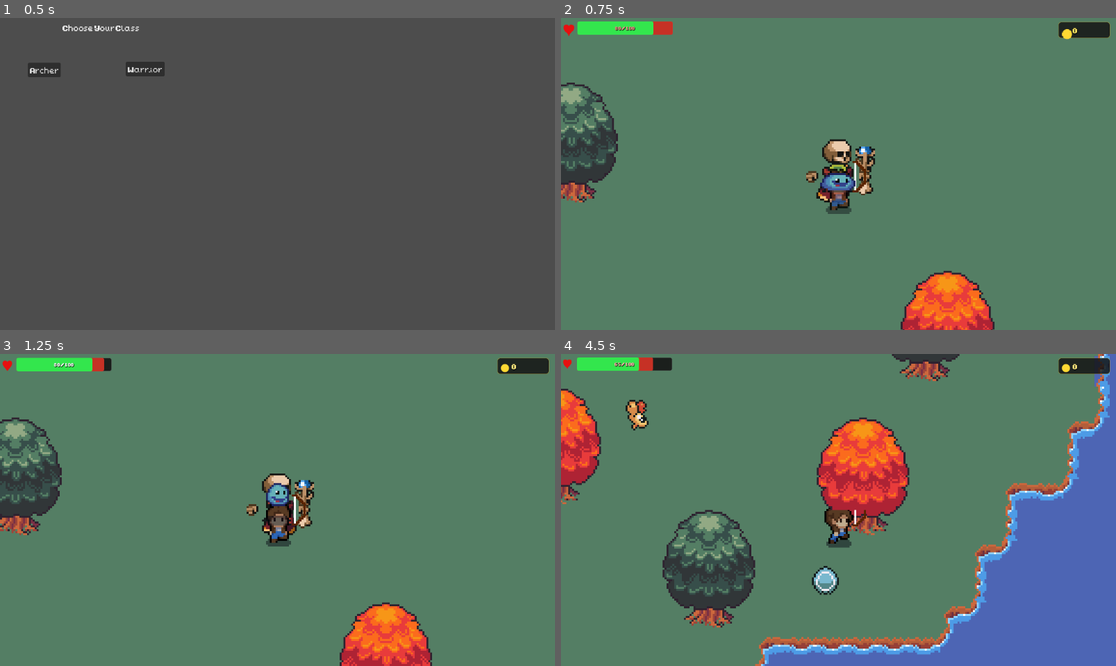
Above: before the commit, frames 1-4 (two rows, left to right).
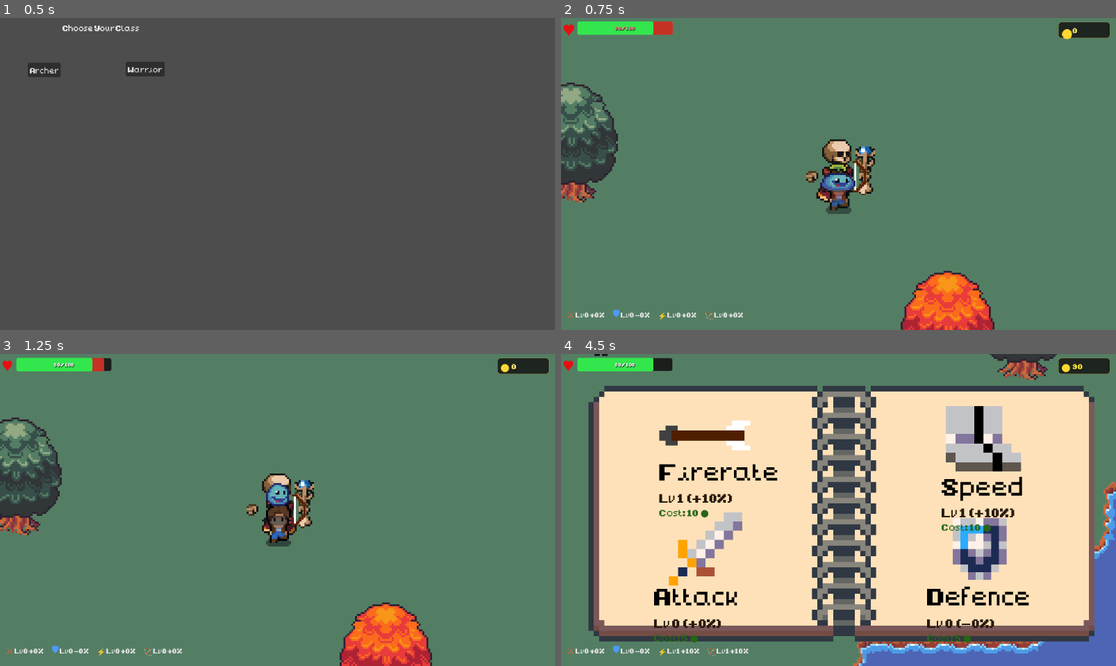
Above: after the commit, the same moments.

Repository: Alex1337F/INDAProject
Game: Godot game, scene res://scenes/class_select.tscn
Same seed, same stepped clock (60 frames per second), same inputs: the game is played once before the commit and once after it.
Inputs (mouse positions are in pixels of both pictures, inside the frame that each line leads up to):
- Up to frame 1 (0.5 s): no input
- Up to frame 2 (0.75 s): click "Archer" at 0.5 s
- Up to frame 3 (1.25 s): no input
- Up to frame 4 (4.5 s): tap Enter at 1.25 s; move the mouse to (960, 494) at 1.27 s; hold D (walk-right) 1.28-2.03 s; hold Left (aim-left) 1.28-2.03 s; tap Right (aim-right) at 1.55, 2.1 s; move the mouse to (727, 525) at 2.02 s; hold S (walk-backwards) 2.03-2.78 s; tap P at 2.3, 2.85 s; move the mouse to (894, 441) at 2.77 s; hold D (walk-right) 2.78-3.5 s; tap G at 3.05 s; click (705, 432) at 3.52 s; click (982, 438) at 4.27 s

Frame 1 is identical in both runs. In frame 2, 0.3% of the frame differs, in the area x 1-33%, y 93-97%; in frame 3, 0.3%; in frame 4, 82%, in the area x 0-100%, y 0-100%.

Commit message:
Added working upgrades menu

Diff:
--- a/scenes/Upgrades.tscn
+++ b/scenes/Upgrades.tscn
@@ -1,7 +1,9 @@
 [gd_scene format=3 uid="uid://cj5m5cmg6vwjg"]
 
+[ext_resource type="Script" uid="uid://cu17pkfbjoypa" path="res://scripts/upgrades.gd" id="1_o3c8l"]
 [ext_resource type="Texture2D" uid="uid://cljmwi2vjptnj" path="res://assets/sprites/GUI/UI books & more.png" id="1_sqcr3"]
 [ext_resource type="Texture2D" uid="uid://di1tbtb7i36g0" path="res://assets/sprites/selfmade-sprites/ARROW.png" id="2_hunyf"]
+[ext_resource type="Texture2D" uid="uid://bjefdlff7qeaj" path="res://assets/sprites/Ui/Ironchests_RPG_items_pico8_transparentbg_v1.png" id="3_hunyf"]
 
 [node name="Upgrades" type="Control" unique_id=135920479]
 layout_mode = 3
@@ -10,9 +12,10 @@
 anchor_bottom = 1.0
 grow_horizontal = 2
 grow_vertical = 2
+script = ExtResource("1_o3c8l")
 metadata/_edit_lock_ = true
 
-[node name="Sprite2D" type="Sprite2D" parent="." unique_id=1105406028]
+[node name="BookBackground" type="Sprite2D" parent="." unique_id=1105406028]
 position = Vector2(582, 332)
 scale = Vector2(11.0625, 11.0625)
 texture = ExtResource("1_sqcr3")
@@ -20,12 +23,12 @@
 region_rect = Rect2(16, 176, 95, 48)
 metadata/_edit_lock_ = true
 
-[node name="Sprite2D2" type="Sprite2D" parent="." unique_id=43292032]
+[node name="FirerateIcon" type="Sprite2D" parent="." unique_id=43292032]
 position = Vector2(305, 158.99998)
 scale = Vector2(12.609374, 10.359373)
 texture = ExtResource("2_hunyf")
 
-[node name="Label" type="Label" parent="." unique_id=1575927015]
+[node name="FirerateLabel" type="Label" parent="." unique_id=1575927015]
 layout_mode = 0
 offset_left = 204.0
 offset_top = 207.0
@@ -34,3 +37,56 @@
 theme_override_colors/font_color = Color(0, 0, 0, 1)
 theme_override_font_sizes/font_size = 50
 text = "Firerate"
+
+[node name="Sprite2D3" type="Sprite2D" parent="." unique_id=1985836709]
+
+[node name="IronchestsRpgItemsPico8TransparentbgV1" type="Sprite2D" parent="." unique_id=1750308070]
+position = Vector2(877, 176)
+scale = Vector2(20.035725, 20.035725)
+texture = ExtResource("3_hunyf")
+region_enabled = true
+region_rect = Rect2(328, 121, 8, 7)
+
+[node name="SpeedLabel" type="Label" parent="." unique_id=887218827]
+layout_mode = 0
+offset_left = 790.0
+offset_top = 238.0
+offset_right = 1040.0
+offset_bottom = 354.0
+theme_override_colors/font_color = Color(0, 0, 0, 1)
+theme_override_font_sizes/font_size = 50
+text = "Speed"
+
+[node name="AttackIcon" type="Sprite2D" parent="." unique_id=2022359036]
+position = Vector2(300.00003, 405.00003)
+scale = Vector2(19.000002, 19.000002)
+texture = ExtResource("3_hunyf")
+region_enabled = true
+region_rect = Rect2(8, 288, 8, 8)
+
+[node name="AttackLabel" type="Label" parent="." unique_id=1578522837]
+layout_mode = 0
+offset_left = 193.0
+offset_top = 466.0
+offset_right = 560.0
+offset_bottom = 582.0
+theme_override_colors/font_color = Color(0, 0, 0, 1)
+theme_override_font_sizes/font_size = 50
+text = "Attack"
+
+[node name="DefenceIcon" type="Sprite2D" parent="." unique_id=502586623]
+position = Vector2(868.99994, 405)
+scale = Vector2(16.071428, 16.07143)
+texture = ExtResource("3_hunyf")
+region_enabled = true
+region_rect = Rect2(184, 320, 7, 8)
+
+[node name="DefenceLabel" type="Label" parent="." unique_id=1935607745]
+layout_mode = 0
+offset_left = 760.0
+offset_top = 466.0
+offset_right = 1127.0
+offset_bottom = 582.0
+theme_override_colors/font_color = Color(0, 0, 0, 1)
+theme_override_font_sizes/font_size = 50
+text = "Defence"
--- a/scenes/game.tscn
+++ b/scenes/game.tscn
@@ -3,6 +3,7 @@
 [ext_resource type="Script" uid="uid://b5estdy26diku" path="res://scripts/game.gd" id="1_u5sy4"]
 [ext_resource type="PackedScene" uid="uid://c0gvygpxb1nbo" path="res://scenes/eyeEnemy.tscn" id="2_0tnpc"]
 [ext_resource type="Texture2D" uid="uid://8kw3ni6v5lr1" path="res://assets/sprites/RavenFantasy/All Tileset/16x16.png" id="2_yqjtg"]
+[ext_resource type="PackedScene" uid="uid://cj5m5cmg6vwjg" path="res://scenes/Upgrades.tscn" id="4_vtaks"]
 [ext_resource type="PackedScene" uid="uid://s3aesa7adavn" path="res://scenes/hud.tscn" id="5_iywne"]
 [ext_resource type="Script" uid="uid://b3rfpo0bmet6l" path="res://scripts/player_camera.gd" id="6_p57ef"]
 [ext_resource type="PackedScene" uid="uid://dy4hw3as5u5te" path="res://scenes/enemy.tscn" id="6_u5sy4"]
@@ -486,6 +487,8 @@
 
 [node name="HUD" parent="." unique_id=542469217 instance=ExtResource("5_iywne")]
 
+[node name="Upgrades" parent="HUD" unique_id=135920479 instance=ExtResource("4_vtaks")]
+
 [node name="Node2D" type="Node2D" parent="." unique_id=1293062890]
 
 [node name="Camera2D" type="Camera2D" parent="." unique_id=1231266000]
--- a/scripts/archer.gd
+++ b/scripts/archer.gd
@@ -1,27 +1,30 @@
 extends PlayerBase
 
 const ARROW = preload("res://scenes/arrow.tscn")
-const FIRE_INTERVAL = 0.5
+const BASE_FIRE_INTERVAL: float = 0.5
 
 @onready var bow: Node2D = $weapon
 @onready var animated_sprite_2d: AnimatedSprite2D = $AnimatedSprite2D
 
-
-var fire_timer = FIRE_INTERVAL
+var fire_timer: float = BASE_FIRE_INTERVAL
 
 func _ready() -> void:
 	register_sprite(animated_sprite_2d)
 	super._ready()
 
+func get_fire_interval() -> float:
+	# Higher firerate multiplier = faster firing = shorter interval
+	return BASE_FIRE_INTERVAL / GameState.get_multiplier("firerate")
+
 func _process(delta: float) -> void:
 	if Input.is_action_pressed("aim-left") or Input.is_action_pressed("aim-right") or \
 	   Input.is_action_pressed("aim-up")   or Input.is_action_pressed("aim-down"):
 		fire_timer += delta
-		if fire_timer >= FIRE_INTERVAL:
+		if fire_timer >= get_fire_interval():
 			fire_timer = 0.0
 			fire_arrow()
 	else:
-		fire_timer = FIRE_INTERVAL
+		fire_timer = get_fire_interval()
 
 func fire_arrow() -> void:
 	var arrow = ARROW.instantiate()
--- a/scripts/area_2d.gd
+++ b/scripts/area_2d.gd
@@ -1,11 +1,14 @@
 extends Area2D
 
 const SPEED = 600.0
-const DAMAGE = 20
+const BASE_DAMAGE = 20
 var direction = Vector2.RIGHT
 
 func _ready() -> void:
 	body_entered.connect(_on_body_entered)
+
+func get_damage() -> int:
+	return int(ceil(float(BASE_DAMAGE) * GameState.get_multiplier("attack")))
 
 func set_direction(dir: Vector2) -> void:
 	direction = dir
@@ -19,7 +22,7 @@
 func _on_body_entered(body: Node) -> void:
 	if body.is_in_group("enemy"):
 		if body.has_method("take_damage"):
-			body.take_damage(DAMAGE, global_position)
+			body.take_damage(get_damage(), global_position)
 		queue_free()
 	elif body.is_in_group("player"):
 		pass # Ignore player so you don't shoot yourself
--- a/scripts/game_state.gd
+++ b/scripts/game_state.gd
@@ -6,6 +6,45 @@
 # --- Currency ---
 signal coins_changed(total: int)
 var coins: int = 0
+
+# --- Upgrades (0–10 each) ---
+signal upgrades_changed()
+
+var upgrade_levels: Dictionary = {
+	"firerate": 0,
+	"speed": 0,
+	"attack": 0,
+	"defence": 0,
+}
+
+const MAX_UPGRADE_LEVEL: int = 10
+
+## Cost to upgrade from current level → next level.
+func get_upgrade_cost(stat: String) -> int:
+	var level = upgrade_levels.get(stat, 0)
+	return 5 + level * 5  # 5, 10, 15, 20 …
+
+## Returns the multiplier for a stat. Each level = +10%.
+## Attack/Speed/Firerate: 1.0  →  2.0 at level 10
+## Defence: damage taken multiplier 1.0  →  0.0 at level 10 (invincible)
+func get_multiplier(stat: String) -> float:
+	var level = upgrade_levels.get(stat, 0)
+	match stat:
+		"defence":
+			return 1.0 - level * 0.10  # 1.0, 0.9, 0.8 …
+		_:
+			return 1.0 + level * 0.10  # 1.0, 1.1, 1.2 …
+
+func try_upgrade(stat: String) -> bool:
+	var level = upgrade_levels.get(stat, 0)
+	if level >= MAX_UPGRADE_LEVEL:
+		return false
+	var cost = get_upgrade_cost(stat)
+	if spend_coins(cost):
+		upgrade_levels[stat] = level + 1
+		upgrades_changed.emit()
+		return true
+	return false
 
 func add_coins(amount: int) -> void:
 	coins += amount
--- a/scripts/hud.gd
+++ b/scripts/hud.gd
@@ -16,12 +16,20 @@
 var heart_pulse_tween: Tween
 var is_low_health: bool = false
 
+# --- Upgrade stat display ---
+var stat_container: HBoxContainer
+
 func _ready() -> void:
 	original_bar_pos = bar_container.position
 
 	# --- Coin counter ---
 	GameState.coins_changed.connect(_on_coins_changed)
 	_on_coins_changed(GameState.coins)
+
+	# --- Build upgrade stats strip ---
+	_build_stat_strip()
+	GameState.upgrades_changed.connect(_refresh_stats)
+	_refresh_stats()
 
 	# Wait one frame so game.gd has time to spawn the player
 	await get_tree().process_frame
@@ -36,6 +44,50 @@
 		damage_bar.max_value = player.MAX_HEALTH
 		damage_bar.value = player.current_health
 		_on_health_changed(player.current_health, player.MAX_HEALTH)
+
+func _build_stat_strip() -> void:
+	stat_container = HBoxContainer.new()
+	stat_container.anchors_preset = Control.PRESET_BOTTOM_LEFT
+	stat_container.set_anchors_preset(Control.PRESET_BOTTOM_LEFT)
+	stat_container.position = Vector2(12, -48)
+	stat_container.add_theme_constant_override("separation", 16)
+	add_child(stat_container)
+
+	_add_stat_icon("⚔", "attack",   Color(1.0, 0.35, 0.25))
+	_add_stat_icon("🛡", "defence",  Color(0.3, 0.6, 1.0))
+	_add_stat_icon("⚡", "speed",    Color(1.0, 0.85, 0.2))
+	_add_stat_icon("🏹", "firerate", Color(0.5, 1.0, 0.5))
+
+func _add_stat_icon(icon_text: String, stat: String, color: Color) -> void:
+	var hbox = HBoxContainer.new()
+	hbox.add_theme_constant_override("separation", 2)
+
+	var icon = Label.new()
+	icon.text = icon_text
+	icon.add_theme_font_size_override("font_size", 18)
+	icon.add_theme_color_override("font_color", color)
+	hbox.add_child(icon)
+
+	var lbl = Label.new()
+	lbl.name = "Stat_" + stat
+	lbl.add_theme_font_size_override("font_size", 14)
+	lbl.add_theme_color_override("font_color", Color(0.9, 0.9, 0.9))
+	hbox.add_child(lbl)
+
+	stat_container.add_child(hbox)
+
+func _refresh_stats() -> void:
+	if not stat_container:
+		return
+	for stat in ["attack", "defence", "speed", "firerate"]:
+		var lbl = stat_container.find_child("Stat_" + stat, true, false)
+		if lbl:
+			var level = GameState.upgrade_levels[stat]
+			var pct = level * 10
+			if stat == "defence":
+				lbl.text = "Lv%d -%d%%" % [level, pct]
+			else:
+				lbl.text = "Lv%d +%d%%" % [level, pct]
 
 func _process(delta: float) -> void:
 	# Shake decay
--- a/scripts/movement.gd
+++ b/scripts/movement.gd
@@ -29,6 +29,9 @@
 	current_health = MAX_HEALTH
 	spawn_position = global_position
 	health_changed.emit(current_health, MAX_HEALTH)
+
+func get_effective_speed() -> float:
+	return SPEED * GameState.get_multiplier("speed")
 
 func _physics_process(delta: float) -> void:
 	if is_dead:
@@ -62,7 +65,7 @@
 			dash_timer -= delta
 			velocity = dash_direction * DASH_SPEED
 		else:
-			velocity = direction * SPEED
+			velocity = direction * get_effective_speed()
 
 		# Animations
 		if velocity != Vector2.ZERO:
@@ -92,10 +95,19 @@
 			is_invincible = false
 			anim.modulate.a = 1.0
 
+func _unhandled_input(event: InputEvent) -> void:
+	# Debug: P gives 50 coins
+	if event is InputEventKey and event.pressed and not event.echo:
+		if event.physical_keycode == KEY_P:
+			GameState.add_coins(50)
+
 func take_damage(amount: int) -> void:
 	if is_invincible or is_dead:
 		return
-	current_health = max(current_health - amount, 0)
+	# Apply defence multiplier (each level reduces damage by 10%)
+	var reduced = int(ceil(float(amount) * GameState.get_multiplier("defence")))
+	reduced = max(reduced, 0)
+	current_health = max(current_health - reduced, 0)
 	health_changed.emit(current_health, MAX_HEALTH)
 	# Start invincibility
 	is_invincible = true
--- /dev/null
+++ b/scripts/upgrades.gd
@@ -0,0 +1,167 @@
+extends Control
+
+# Existing labels from the scene
+@onready var firerate_label: Label = $FirerateLabel
+@onready var speed_label: Label    = $SpeedLabel
+@onready var attack_label: Label   = $AttackLabel
+@onready var defence_label: Label  = $DefenceLabel
+
+# Icon sprites from the scene
+@onready var firerate_icon: Sprite2D = $FirerateIcon
+@onready var speed_icon: Sprite2D    = $IronchestsRpgItemsPico8TransparentbgV1
+@onready var attack_icon: Sprite2D   = $AttackIcon
+@onready var defence_icon: Sprite2D  = $DefenceIcon
+
+var _level_labels: Dictionary = {}   # stat → Label
+var _cost_labels: Dictionary = {}    # stat → Label
+var _icon_buttons: Dictionary = {}   # stat → Button
+var _icons: Dictionary = {}          # stat → Sprite2D
+var _icon_base_scales: Dictionary = {}  # stat → original scale
+
+# Map stat → icon position (center), used for placing labels below icons
+const LABEL_OFFSETS = {
+	"firerate": Vector2(204, 280),
+	"speed":    Vector2(790, 310),
+	"attack":   Vector2(193, 540),
+	"defence":  Vector2(760, 540),
+}
+
+func _ready() -> void:
+	visible = false
+	process_mode = Node.PROCESS_MODE_ALWAYS
+
+	# Keep original labels as just the stat name
+	firerate_label.text = "Firerate"
+	speed_label.text = "Speed"
+	attack_label.text = "Attack"
+	defence_label.text = "Defence"
+
+	# Map stats to their icons
+	_icons = {
+		"firerate": firerate_icon,
+		"speed":    speed_icon,
+		"attack":   attack_icon,
+		"defence":  defence_icon,
+	}
+
+	# Save original scales for hover animation
+	for stat in _icons:
+		_icon_base_scales[stat] = _icons[stat].scale
+
+	# Create clickable overlay + labels for each stat
+	for stat in _icons:
+		var icon: Sprite2D = _icons[stat]
+		var base_scale: Vector2 = _icon_base_scales[stat]
+
+		# --- Invisible button over the icon ---
+		var btn = Button.new()
+		# Calculate icon pixel size on screen
+		var tex = icon.texture
+		var region_size: Vector2
+		if icon.region_enabled:
+			region_size = icon.region_rect.size
+		else:
+			region_size = tex.get_size()
+		var icon_screen_size = region_size * base_scale
+		btn.custom_minimum_size = icon_screen_size
+		btn.size = icon_screen_size
+		# Position: icon.position is center, button uses top-left
+		btn.position = icon.position - icon_screen_size / 2.0
+		# Make the button fully transparent
+		var empty_style = StyleBoxFlat.new()
+		empty_style.bg_color = Color(0, 0, 0, 0)
+		empty_style.set_border_width_all(0)
+		for style_name in ["normal", "hover", "pressed", "disabled", "focus"]:
+			btn.add_theme_stylebox_override(style_name, empty_style)
+		btn.flat = true
+		btn.mouse_default_cursor_shape = Control.CURSOR_POINTING_HAND
+		# Connect signals
+		btn.pressed.connect(_on_upgrade_pressed.bind(stat))
+		btn.mouse_entered.connect(_on_icon_hover.bind(stat, true))
+		btn.mouse_exited.connect(_on_icon_hover.bind(stat, false))
+		add_child(btn)
+		_icon_buttons[stat] = btn
+
+		# --- Level label below the stat name ---
+		var lbl = Label.new()
+		lbl.add_theme_font_size_override("font_size", 26)
+		lbl.add_theme_color_override("font_color", Color(0.15, 0.1, 0.05))
+		lbl.position = LABEL_OFFSETS[stat]
+		add_child(lbl)
+		_level_labels[stat] = lbl
+
+		# --- Cost label below the level ---
+		var cost_lbl = Label.new()
+		cost_lbl.add_theme_font_size_override("font_size", 20)
+		cost_lbl.add_theme_color_override("font_color", Color(0.35, 0.25, 0.1))
+		cost_lbl.position = LABEL_OFFSETS[stat] + Vector2(0, 34)
+		add_child(cost_lbl)
+		_cost_labels[stat] = cost_lbl
+
+	GameState.upgrades_changed.connect(_refresh_ui)
+	GameState.coins_changed.connect(func(_c): _refresh_ui())
+	_refresh_ui()
+
+func _input(event: InputEvent) -> void:
+	if event is InputEventKey and event.pressed and not event.echo:
+		if event.physical_keycode == KEY_G:
+			_toggle_menu()
+			get_viewport().set_input_as_handled()
+
+func _toggle_menu() -> void:
+	visible = !visible
+	get_tree().paused = visible
+
+func _on_icon_hover(stat: String, hovering: bool) -> void:
+	var icon = _icons[stat]
+	var base = _icon_base_scales[stat]
+	var tw = create_tween().set_ease(Tween.EASE_OUT).set_trans(Tween.TRANS_BACK)
+	if hovering:
+		tw.tween_property(icon, "scale", base * 1.15, 0.12)
+	else:
+		tw.tween_property(icon, "scale", base, 0.12)
+
+func _on_upgrade_pressed(stat: String) -> void:
+	if GameState.try_upgrade(stat):
+		# Punch animation on the icon
+		var icon = _icons[stat]
+		var base = _icon_base_scales[stat]
+		var tw = create_tween()
+		tw.tween_property(icon, "scale", base * 1.3, 0.06)
+		tw.tween_property(icon, "scale", base, 0.15).set_ease(Tween.EASE_OUT).set_trans(Tween.TRANS_BACK)
+	_refresh_ui()
+
+func _refresh_ui() -> void:
+	for stat in _icons:
+		var level = GameState.upgrade_levels[stat]
+		var pct = level * 10
+
+		# Level text
+		var lbl = _level_labels[stat]
+		if stat == "defence":
+			lbl.text = "Lv %d  (-%d%%)" % [level, pct]
+		else:
+			lbl.text = "Lv %d  (+%d%%)" % [level, pct]
+
+		# Cost text
+		var cost_lbl = _cost_labels[stat]
+		if level >= GameState.MAX_UPGRADE_LEVEL:
+			cost_lbl.text = "MAXED"
+			cost_lbl.add_theme_color_override("font_color", Color(0.6, 0.45, 0.1))
+		else:
+			var cost = GameState.get_upgrade_cost(stat)
+			if GameState.coins >= cost:
+				cost_lbl.text = "Cost: %d ●" % cost
+				cost_lbl.add_theme_color_override("font_color", Color(0.15, 0.4, 0.1))
+			else:
+				cost_lbl.text = "Cost: %d ●" % cost
+				cost_lbl.add_theme_color_override("font_color", Color(0.5, 0.2, 0.1))
+
+		# Dim the icon if can't afford or maxed
+		var icon = _icons[stat]
+		if level >= GameState.MAX_UPGRADE_LEVEL:
+			icon.modulate = Color(1.0, 0.9, 0.4)  # Golden tint for maxed
+		elif GameState.coins < GameState.get_upgrade_cost(stat):
+			icon.modulate = Color(0.5, 0.5, 0.5)  # Grey out if too expensive
+		else:
+			icon.modulate = Color.WHITE  # Normal
--- a/scripts/warrior.gd
+++ b/scripts/warrior.gd
@@ -2,6 +2,8 @@
 
 @onready var _sprite: AnimatedSprite2D = $AnimatedSprite2D
 @onready var attack_area: Area2D = $AttackArea
+
+const BASE_DAMAGE: int = 25
 
 func _ready() -> void:
 	register_sprite(_sprite)
@@ -18,6 +20,9 @@
 		attack("attack-forward", false, Vector2.UP)
 	elif Input.is_action_just_pressed("aim-down"):
 		attack("attack-backwards", false, Vector2.DOWN)
+
+func get_attack_damage() -> int:
+	return int(ceil(float(BASE_DAMAGE) * GameState.get_multiplier("attack")))
 
 func attack(anim_name: String, flip: bool, direction: Vector2) -> void:
 	is_attacking = true
@@ -42,4 +47,4 @@
 			var to_enemy = (body.global_position - global_position).normalized()
 			var dot = attack_direction.dot(to_enemy)
 			if dot > 0:
-				body.take_damage(25, global_position)  # Pass global_position here
+				body.take_damage(get_attack_damage(), global_position)
Binary file added: assets/sprites/Ui/Ironchests_RPG_items_pico8_transparentbg_v1.png
Not shown, added: assets/sprites/Ui/Ironchests_RPG_items_pico8_transparentbg_v1.png.import
Not shown, added: scripts/upgrades.gd.uid
